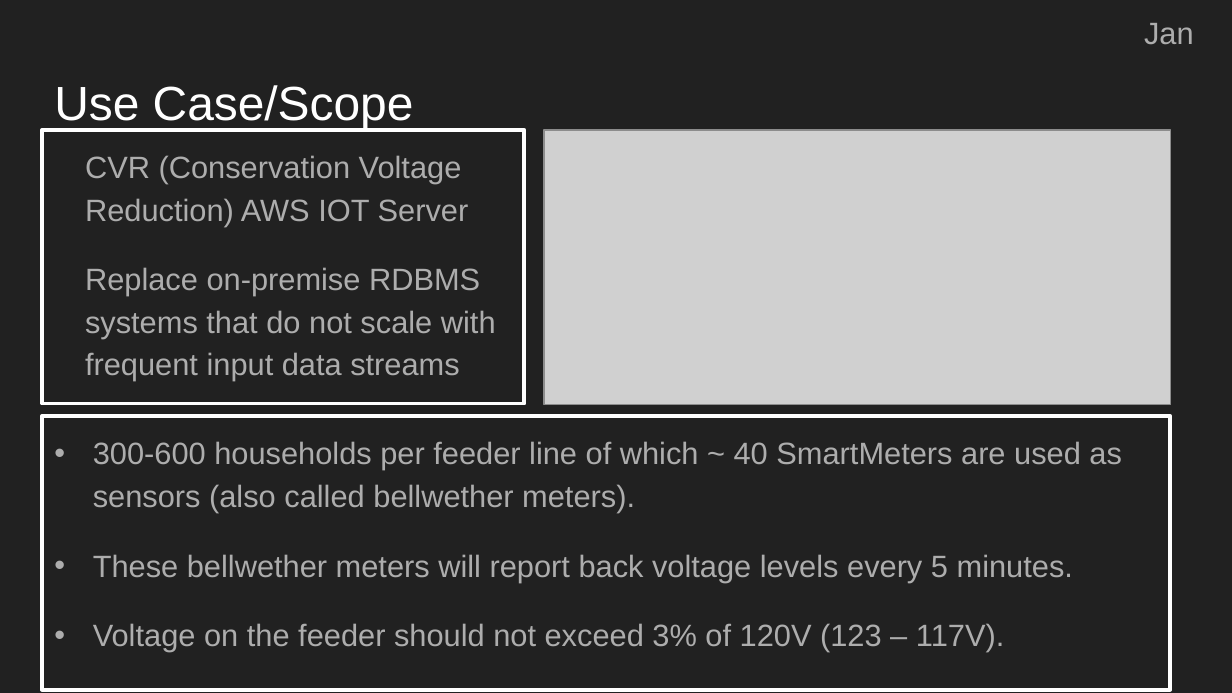
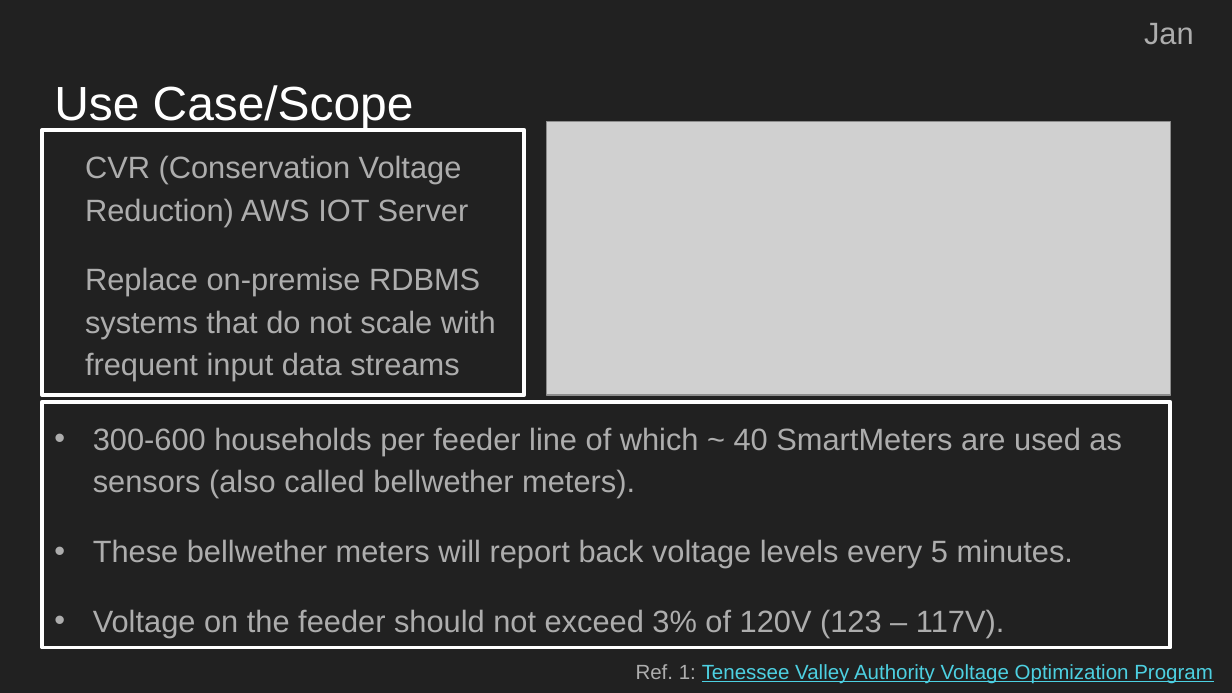
Before and after one commit to vyas85/iot-anomaly-detection, a slide deck: slide 2 of FinalReport/W205_FinalProjectPresentation.pptx. Drawn at 1232x693 pixels with LibreOffice and Linux fonts; fonts in the diff are those of the drawing; grey boxes stand for pictures. Boxes give left, top, right and bottom in pixels: in the first picture for what was removed or moved away, otherwise in the second. Text is boxed around its words. In the diff, an @@ line names an element or a change of style, - is before the commit and + after.

```diff
--- a/FinalReport/W205_FinalProjectPresentation.pptx
+++ b/FinalReport/W205_FinalProjectPresentation.pptx
@@ rectangle "CVR (Conservation Voltage Reduction) AWS ...": place and size @@
-rectangle "CVR (Conservation Voltage Reduction) AWS ..." at <box>42,129,524,403</box>
+rectangle "CVR (Conservation Voltage Reduction) AWS ..." at <box>42,129,524,394</box>
@@ picture: place and size @@
-picture at <box>545,129,1170,404</box>
+picture at <box>547,122,1170,395</box>
@@ rectangle "300-600 households per feeder line ...": place and size @@
-rectangle "300-600 households per feeder line ..." at <box>42,416,1170,690</box>
+rectangle "300-600 households per feeder line ..." at <box>42,402,1170,647</box>
@@ text added at <box>636,664,1213,684</box>, 12 pt, text #4DD0E1, underline @@
+Ref. 1: Tenessee Valley Authority Voltage Optimization Program
```
Also in this commit, not shown: 1 other slide changed, 1 slide added, 4 other files.
